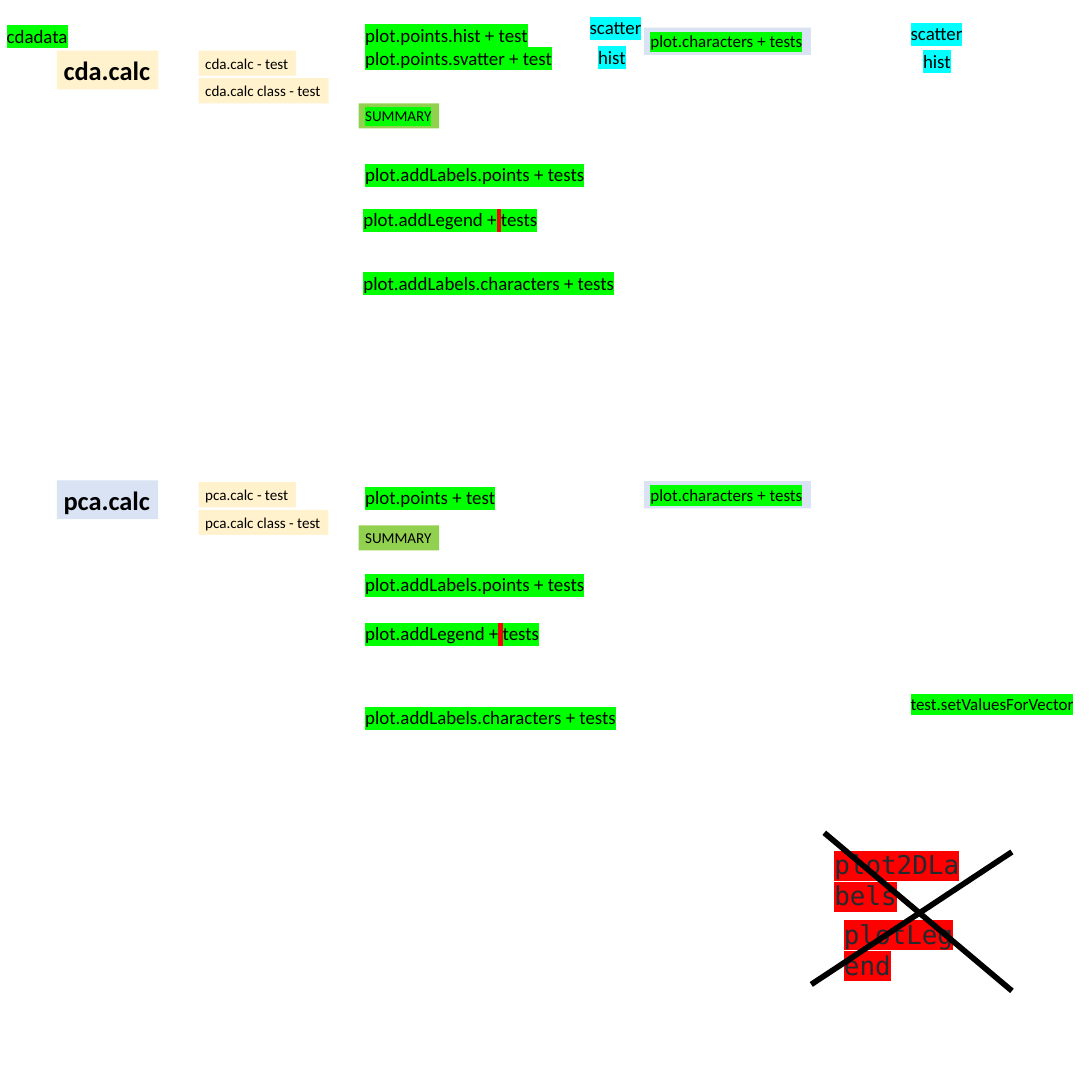
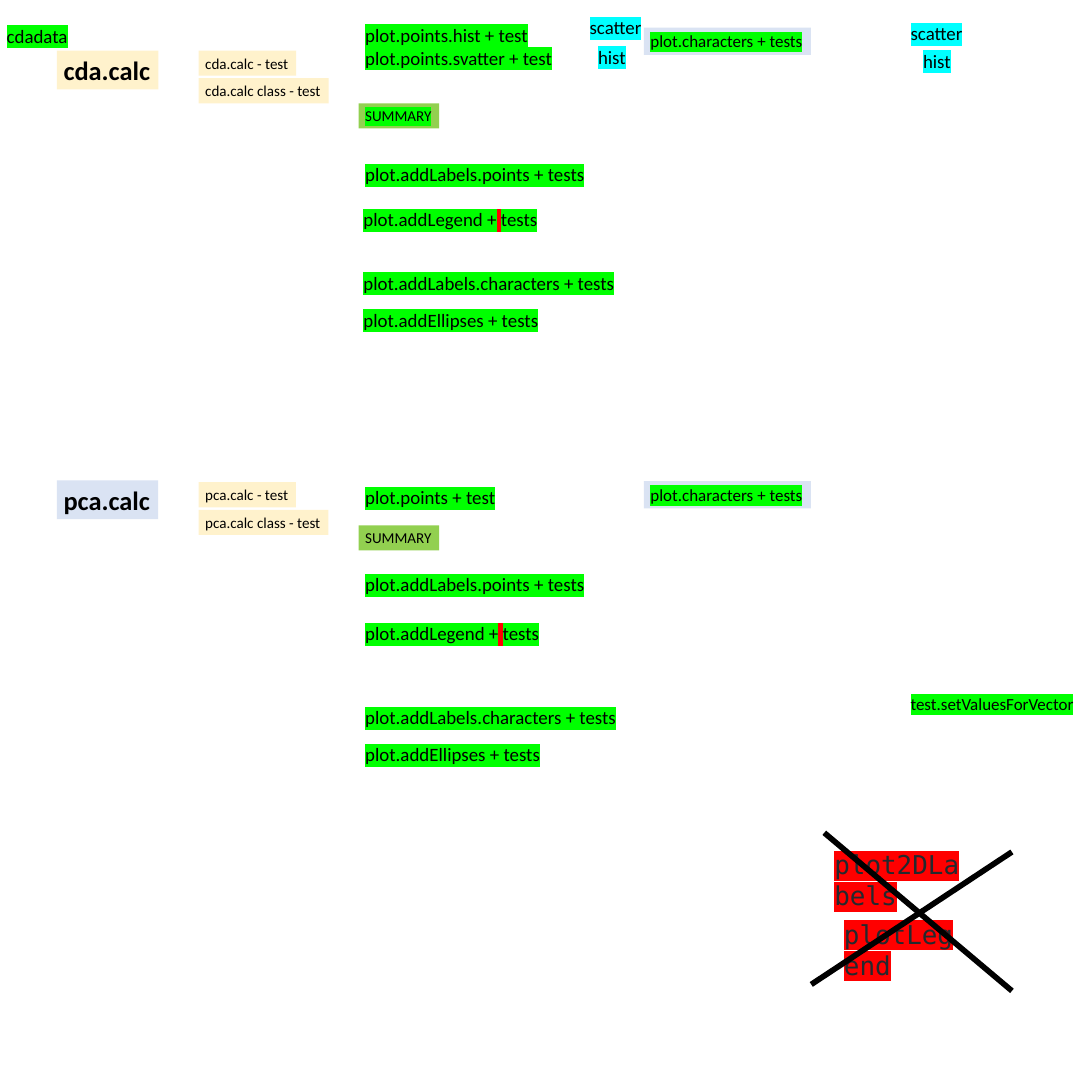
Before and after one commit to MarekSlenker/MorphoTools2, a slide deck: slide 3 of struktura kniznice.pptx. Drawn at 1092x1070 pixels with LibreOffice and Linux fonts; fonts in the diff are those of the drawing. Boxes give left, top, right and bottom in pixels: in the first picture for what was removed or moved away, otherwise in the second. Text is boxed around its words. In the diff, an @@ line names an element or a change of style, - is before the commit and + after.

```diff
--- a/struktura kniznice.pptx
+++ b/struktura kniznice.pptx
@@ text added at (x1=363, y1=314, x2=538, y2=330), 20 pt, text #000000 @@
+plot.addEllipses + tests
@@ text added at (x1=365, y1=748, x2=540, y2=764), 20 pt, text #000000 @@
+plot.addEllipses + tests
```
Also in this commit, not shown: 17 other files.
